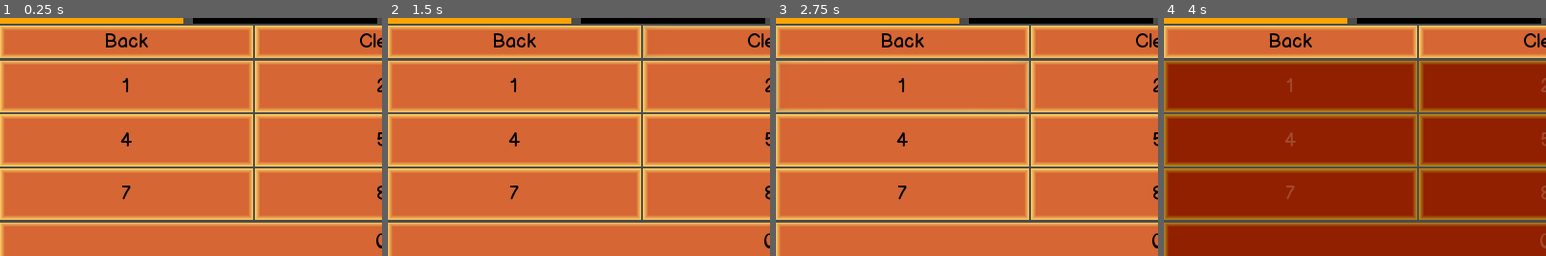
Above: before the commit, frames 1-4 (left to right).
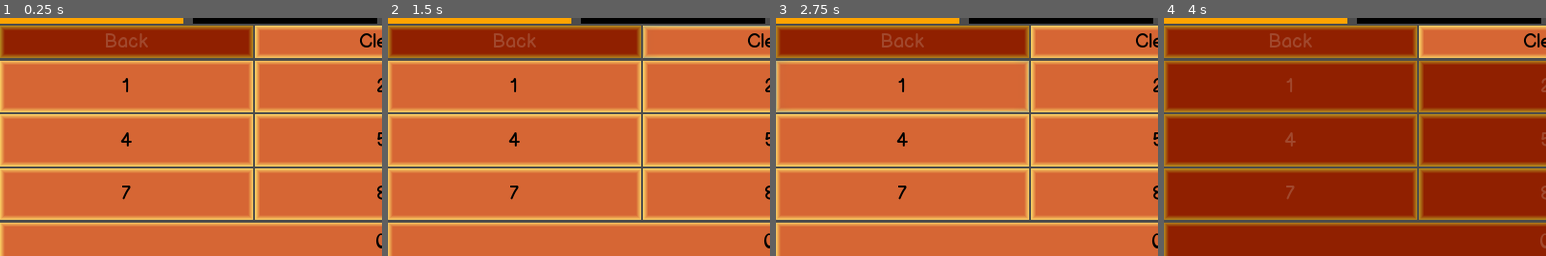
Above: after the commit, the same moments.

Repository: RaccoonHandsProductions/CanningSeason
Game: Godot game, scene res://UI/IPEntryControl.tscn
Two runs of this game, one before a commit and one after it. Both use one fixed random seed, a clock stepped at 60 frames per second and the inputs below. This scene is started directly instead of the project's main scene.
Inputs (mouse positions are % of the whole screen's width and height, from its top left):
- Up to frame 1 (0.25 s): no input
- Up to frame 2 (1.5 s): click (17, 54) at 0.5 s, where only the run before the commit has a clickable "Back"; click "Clear" at 1.25 s
- Up to frame 3 (2.75 s): click "1" at 2 s
- Up to frame 4 (4 s): click "2" at 2.75 s; click "3" at 3.5 s
The pictures show only the part of the screen within x 0-50%, y 49-99%; the shares and areas given below are measured in that part.

The runs differ from the first frame. In frame 1, 9.0% of the frame differs, in the area x 0-67%, y 3-17%; in frame 2, 9.0%; in frame 3, 9.0%; in frame 4, 9.0%.

Commit message:
Refactor

Diff:
--- a/project/UI/IPEntryControl.gd
+++ b/project/UI/IPEntryControl.gd
@@ -1,101 +1,88 @@
 extends Control
 
-const NumbersAllowed = preload("res://UI/NumbersAllowed.gd")
+const _NumbersAllowed = preload("res://UI/NumbersAllowed.gd")
 
-var _current_label_value : String
-var _current_field_index := 0
-var ip_octet : String
-var _focused_field
-
+## This is the current IP address entered in this widget.
+## It will always be a valid IP address (as a string)
 var ip_address := "" setget , _get_ip_address
 
-onready var _fields = [$VBoxContainer/OctetDisplay/OctetField,
-$VBoxContainer/OctetDisplay/OctetField2,
-$VBoxContainer/OctetDisplay/OctetField3,
-$VBoxContainer/OctetDisplay/OctetField4]
+var _current_field_index := 0
+var _focused_field
+var _number_buttons = []
 
-onready var back_button = $VBoxContainer/HBoxContainer2/VBoxContainer2/UserBoxPosition/BackButton
-onready var next_button = $VBoxContainer/HBoxContainer2/VBoxContainer2/UserBoxPosition/NextButton
-var number_button_array = []
+onready var _fields = [
+	$VBoxContainer/OctetDisplay/OctetField,
+	$VBoxContainer/OctetDisplay/OctetField2,
+	$VBoxContainer/OctetDisplay/OctetField3,
+	$VBoxContainer/OctetDisplay/OctetField4
+]
+onready var _back_button = $VBoxContainer/HBoxContainer2/VBoxContainer2/UserBoxPosition/BackButton
+onready var _next_button = $VBoxContainer/HBoxContainer2/VBoxContainer2/UserBoxPosition/NextButton
+onready var _numpad = $VBoxContainer/HBoxContainer2/VBoxContainer2/numPad
+onready var _button0 = $VBoxContainer/HBoxContainer2/VBoxContainer2/HBoxContainer/Button0
+
 
 func _ready():
-	back_button.disabled = false
+	_back_button.disabled = false
 	_change_field_selected(_current_field_index)
-	number_button_array.append($VBoxContainer/HBoxContainer2/VBoxContainer2/HBoxContainer/Button0)
-	for number_button in $VBoxContainer/HBoxContainer2/VBoxContainer2/numPad.get_children():
-		number_button_array.append(number_button)
-	for button in number_button_array:
-		button.connect("pressed", self, "on_number_Button_pressed",
-			[ int( button.name.substr(5) ) ])
-
-func validate_octet(oct : String):
-	if (int(oct) >= 0 and int(oct) <= 255):
-		return true
-	else:
-		return false
+	_set_up_number_buttons()
 
 
-func _update_field_label(ip_input : String):
-	_focused_field.mutate_label(ip_input)
+func _set_up_number_buttons()->void:
+	#_button0 is added first to keep the correct order in _number_buttons
+	_number_buttons.append(_button0)
+	for number_button in _numpad.get_children():
+		_number_buttons.append(number_button)
+	for i in _number_buttons.size():
+		_number_buttons[i].connect("pressed", self, "on_number_Button_pressed", [i])
 
 
-func _change_field_selected(num : int):
-	if num >= 0 and num <=3:
-		_focused_field = _fields[num]
-		_focused_field.has_focus = true
+func _change_field_selected(num:int)->void:
+	assert(num >= 0 and num <= 3, "Unexpected field index %d" % num)
+
+	_back_button.disabled = num == 0
+	_next_button.disabled = num == 3
+
+	if _focused_field:
+		_focused_field.has_focus = false
+	_focused_field = _fields[num]
+	_focused_field.has_focus = true
 
 
-func _on_BackButton_pressed():
-	if _current_field_index > 0:
-		_current_field_index -= 1
-		_focused_field.has_focus = false
-		_change_field_selected(_current_field_index)
-		_update_allowed_numbers()
-
-
-func _on_ClearButton_pressed():
-	_focused_field.clear()
-	ip_octet = ""
+func _on_BackButton_pressed()->void:
+	assert(_current_field_index > 0)
+	_current_field_index -= 1
+	_change_field_selected(_current_field_index)
 	_update_allowed_numbers()
 
 
-func _on_NextButton_pressed():
-	if _current_field_index < 3:
-		_current_field_index += 1
-		_focused_field.has_focus = false
-		_change_field_selected(_current_field_index)
-		_update_allowed_numbers()
+func _on_ClearButton_pressed()->void:
+	_focused_field.clear()
+	_update_allowed_numbers()
+
+
+func _on_NextButton_pressed()->void:
+	assert(_current_field_index < 3)
+	_current_field_index += 1
+	_change_field_selected(_current_field_index)
+	_update_allowed_numbers()
 
 
 func on_number_Button_pressed(num:int)->void:
 	_focused_field.enter_value(num)
 	_update_allowed_numbers()
-#
-#
-#	var temp = int(_focused_field.get_label_text()) * 10 + num
-#	if (temp == 0):
-#		toggle_number_buttons_disabled(true)
-#	else:
-#		_focused_field.set_label(str (temp))
-#		if (_focused_field.get_label_text().length() > 2 or int(_focused_field.get_label_text()) > 25 ):
-#			toggle_number_buttons_disabled(true)
-#
-#	if (int(_focused_field.get_label_text()) == 25):
-#		for i in range(5, 9):
-#			number_button_array[i].disabled = true
-#	#Updates IP address every change so valid ip is always available
-#	ip_address = finialize_address()
 
 
 func _update_allowed_numbers()->void:
 	var allowable = _focused_field.get_allowable_digits()
-	for i in number_button_array.size():
-		if allowable == NumbersAllowed.NONE:
-			number_button_array[i].disabled = true
-		elif allowable == NumbersAllowed.ZERO_TO_FIVE:
-			number_button_array[i].disabled = i > 4
+	for i in _number_buttons.size():
+		if allowable == _NumbersAllowed.NONE:
+			_number_buttons[i].disabled = true
+		elif allowable == _NumbersAllowed.ZERO_TO_FIVE:
+			_number_buttons[i].disabled = i > 4
 		else:
-			number_button_array[i].disabled = false
+			_number_buttons[i].disabled = false
+
 
 func _get_ip_address()->String:
 	var result = ""
--- a/project/UI/OctetField.gd
+++ b/project/UI/OctetField.gd
@@ -1,14 +1,14 @@
 extends Panel
 
-const NumbersAllowed = preload("res://UI/NumbersAllowed.gd")
-
+const _NumbersAllowed = preload("res://UI/NumbersAllowed.gd")
 const _unfocused_background := Color.black
 const _focused_background := Color.orange
+
+export var has_focus := false setget _set_has_focus
 
 var _style := StyleBoxFlat.new()
 var _value := 0
 
-export var has_focus := false setget _set_has_focus
 
 func _ready():
 	add_stylebox_override("panel", _style)
@@ -25,21 +25,23 @@
 	update()
 
 
-func enter_value(digit:int):
+func enter_value(digit:int)->void:
+	assert(digit >= 0 and digit <= 9)
 	_value = _value * 10 + digit
 	$Label.text = str(_value)
 
 
-func get_allowable_digits():
+func get_allowable_digits()->int:
+	# 255 is highest possible value
 	if _value < 25:
-		return NumbersAllowed.ALL
+		return _NumbersAllowed.ALL
 	elif _value == 25:
-		return NumbersAllowed.ZERO_TO_FIVE
+		return _NumbersAllowed.ZERO_TO_FIVE
 	else:
-		return NumbersAllowed.NONE
+		return _NumbersAllowed.NONE
 
 
-func clear():
+func clear()->void:
 	_value = 0
 	$Label.text = "0"
 
